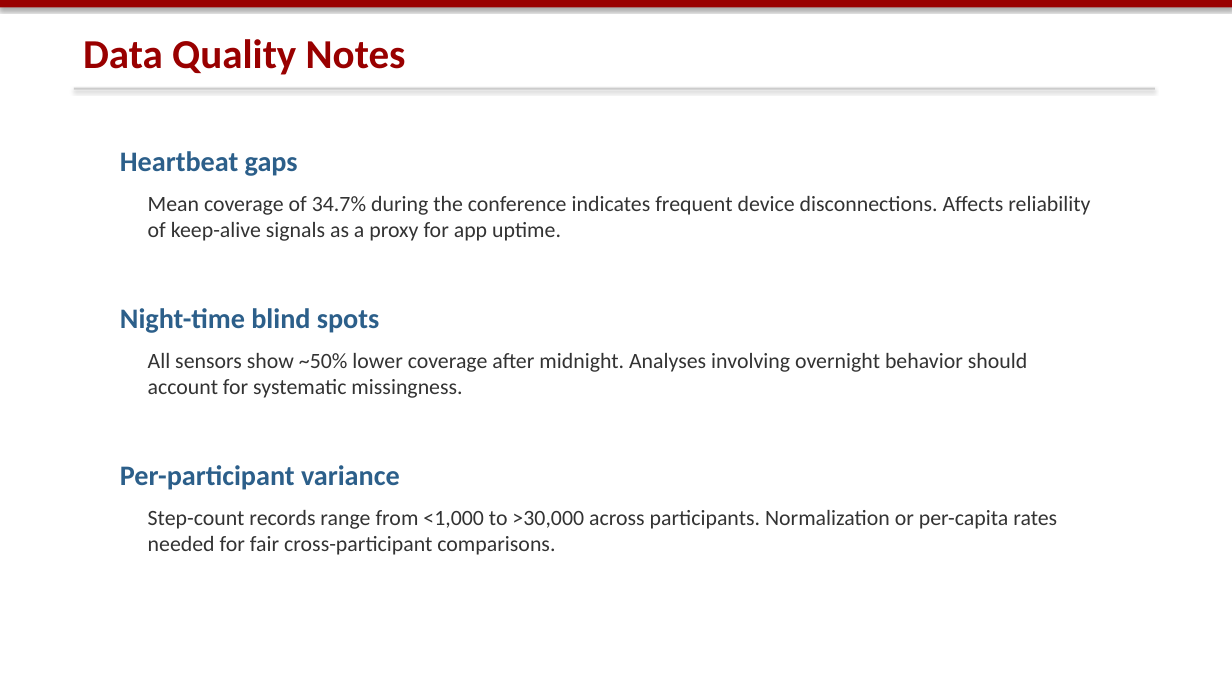
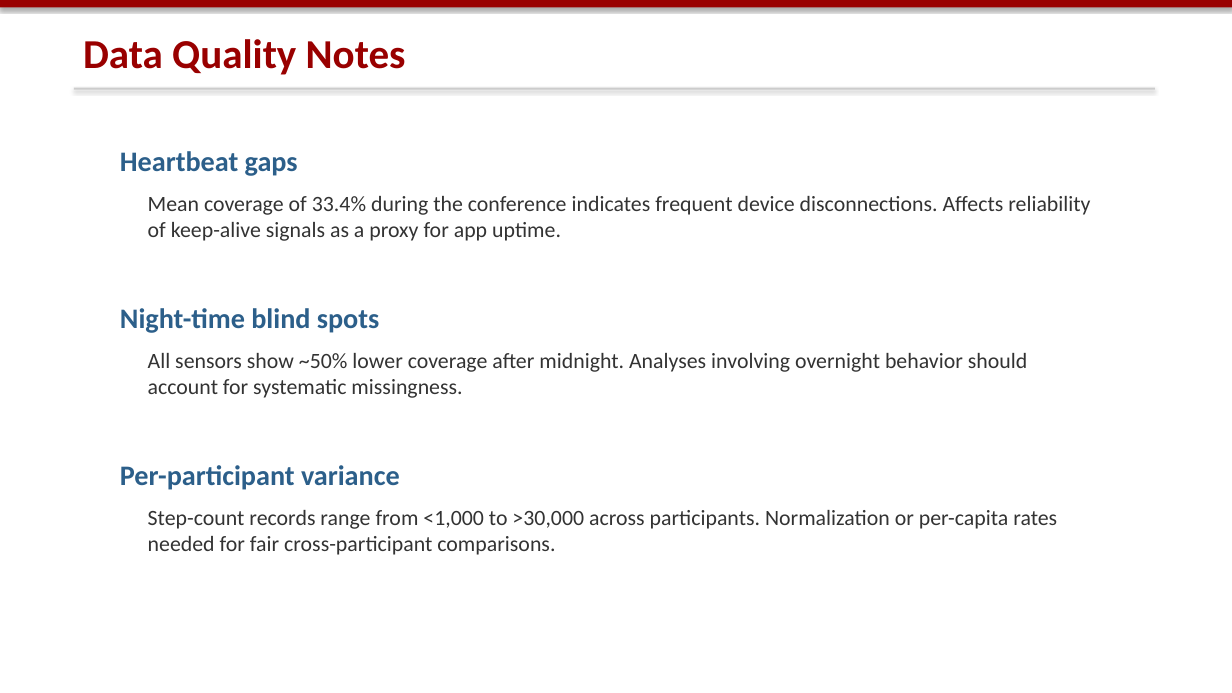
Before and after one commit to dtu-digital-health/UbiLife, a slide deck: slide 16 of reports/ubilife_presentation.pptx. Drawn at 1232x693 pixels with LibreOffice and Linux fonts; fonts in the diff are those of the drawing. Boxes give left, top, right and bottom in pixels: in the first picture for what was removed or moved away, otherwise in the second. Text is boxed around its words. In the diff, an @@ line names an element or a change of style, - is before the commit and + after.

Commit message:
Update report and slides to corrected survey/heartbeat numbers
- Local-time (Europe/Helsinki) heartbeat coverage: 33.4% mean, 37 participants;
  add Oct 13-16 coverage figure (39 participants, 37.6%)
- Survey counts after offboarding split and duplicate removal (711/561/150)
- One response per participant: onboarding 38, WHO-5 37, BFI-10 42; updated
  demographics, WHO-5 and BFI-10 statistics, stress/sleep counts
- Processed-file tables: new row counts, cognition parquet files
- Slides: same numbers, regenerated figures
- Add reports/images/dtu.png so the report compiles from a clean checkout

```diff
--- a/reports/ubilife_presentation.pptx
+++ b/reports/ubilife_presentation.pptx
@@ text at (x1=148, y1=196, x2=1090, y2=241): text changed @@
-Mean coverage of 34.7% during the conference indicates frequent device disconnections. Affects reliability of keep-alive signals as a proxy for app uptime.
+Mean coverage of 33.4% during the conference indicates frequent device disconnections. Affects reliability of keep-alive signals as a proxy for app uptime.
```
Also in this commit, not shown: 8 other slides changed, 3 other files.
